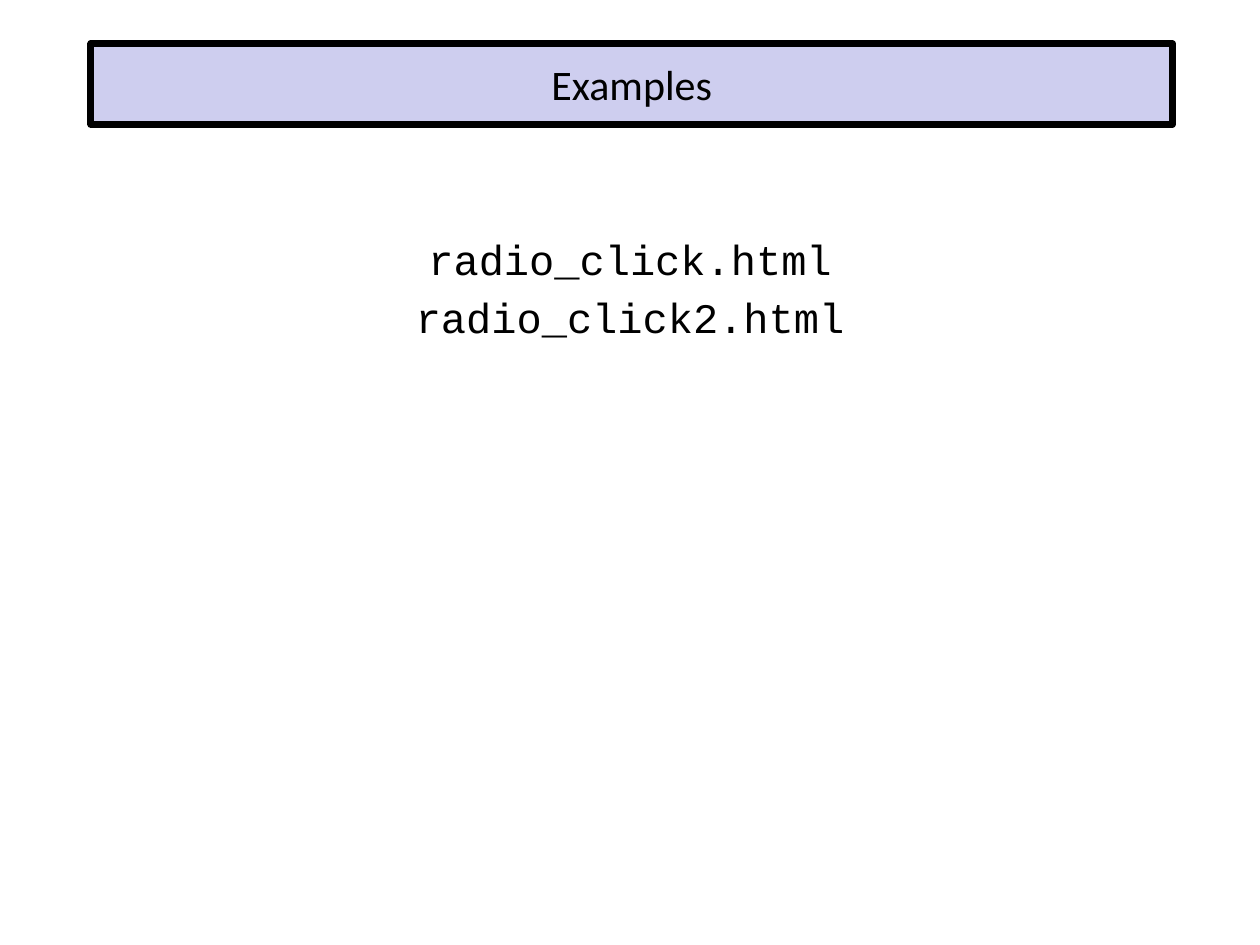
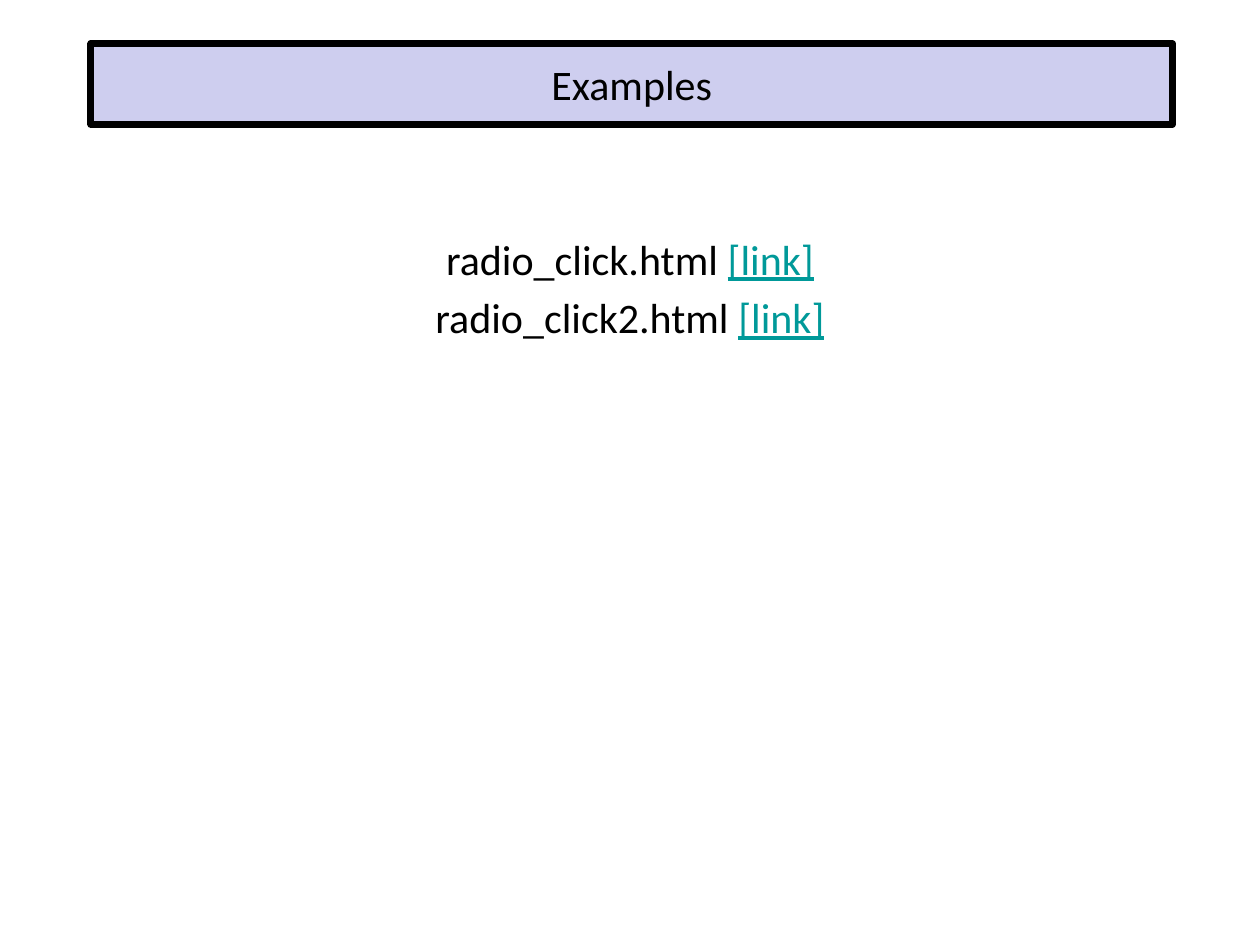
Before and after one commit to EricJPogue/www-epogue-info, a slide deck: slide 35 of CPSC-24700/Presentations/javascript-and-html.pptx. Drawn at 1260x945 pixels with LibreOffice and Linux fonts; fonts in the diff are those of the drawing. Boxes give left, top, right and bottom in pixels: in the first picture for what was removed or moved away, otherwise in the second. Text is boxed around its words. In the diff, an @@ line names an element or a change of style, - is before the commit and + after.

```diff
--- a/CPSC-24700/Presentations/javascript-and-html.pptx
+++ b/CPSC-24700/Presentations/javascript-and-html.pptx
@@ text at box(435, 244, 824, 340): text changed; font Courier New to Calibri @@
-radio_click.html
-radio_click2.html
+radio_click.html [link]
+radio_click2.html [link]
```
Also in this commit, not shown: 2 other slides changed, 1 slide added, 6 other files.
